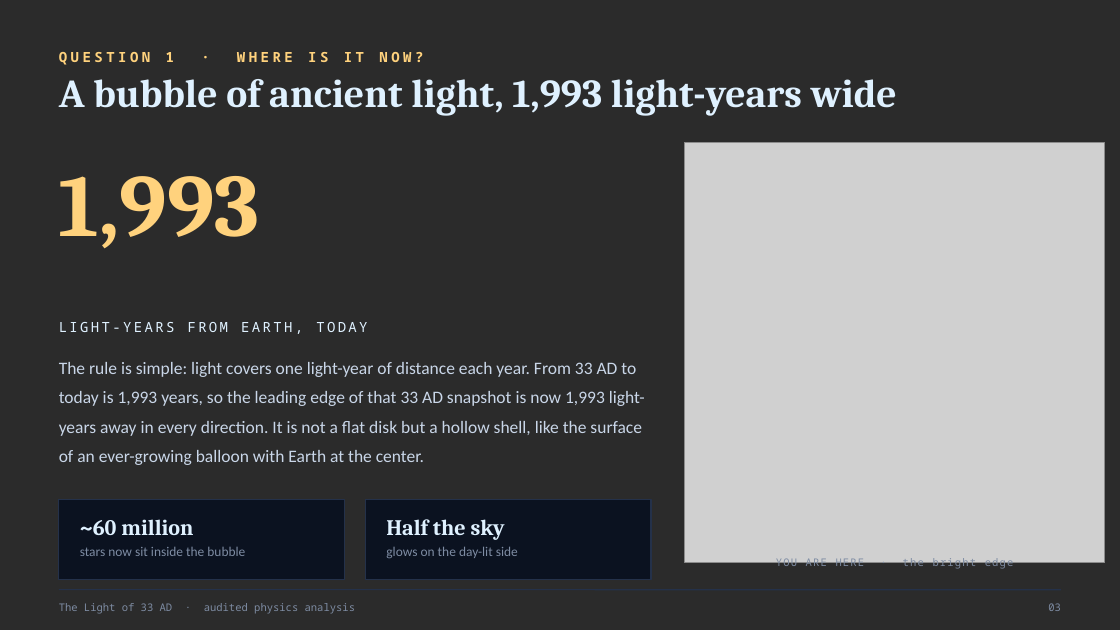
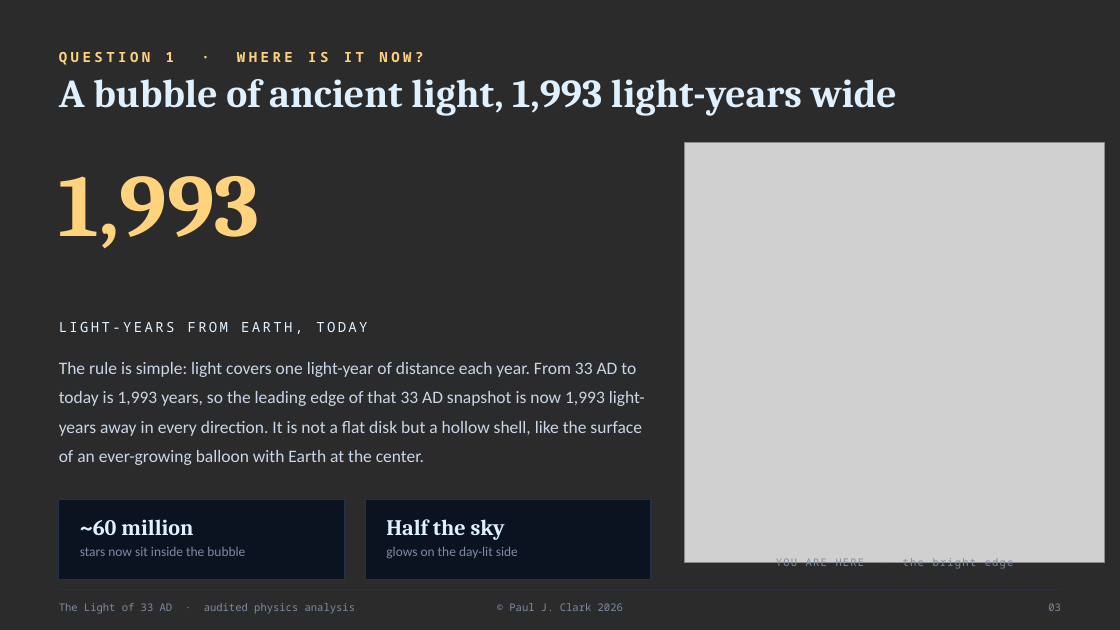
Before and after one commit to clicketyclacketysounds/light-of-33ad, a slide deck: slide 3 of The-Light-of-33-AD.pptx. Drawn at 1120x630 pixels with LibreOffice and Linux fonts; fonts in the diff are those of the drawing; grey boxes stand for pictures; background and template pictures are left out; a plain dark background stands for a picture behind light text. Boxes give left, top, right and bottom in pixels: in the first picture for what was removed or moved away, otherwise in the second. Text is boxed around its words. In the diff, an @@ line names an element or a change of style, - is before the commit and + after.

```diff
--- a/The-Light-of-33-AD.pptx
+++ b/The-Light-of-33-AD.pptx
@@ text added at [509,603,623,611], 9 pt, text #7E8CA3 @@
+© Paul J. Clark 2026
```
Also in this commit, not shown: 8 other slides changed.
